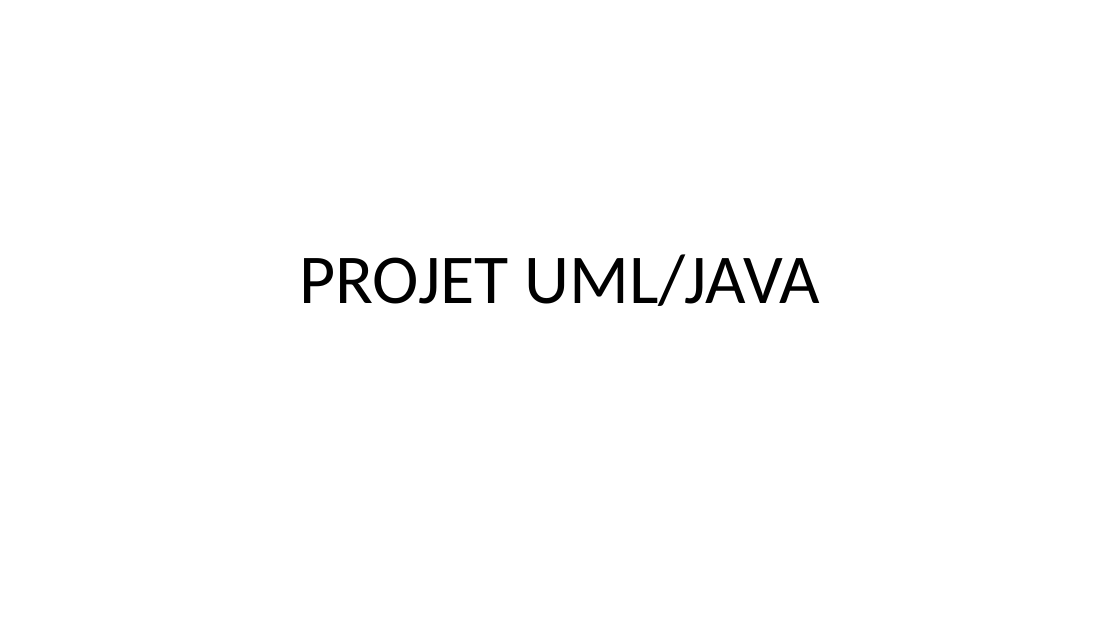
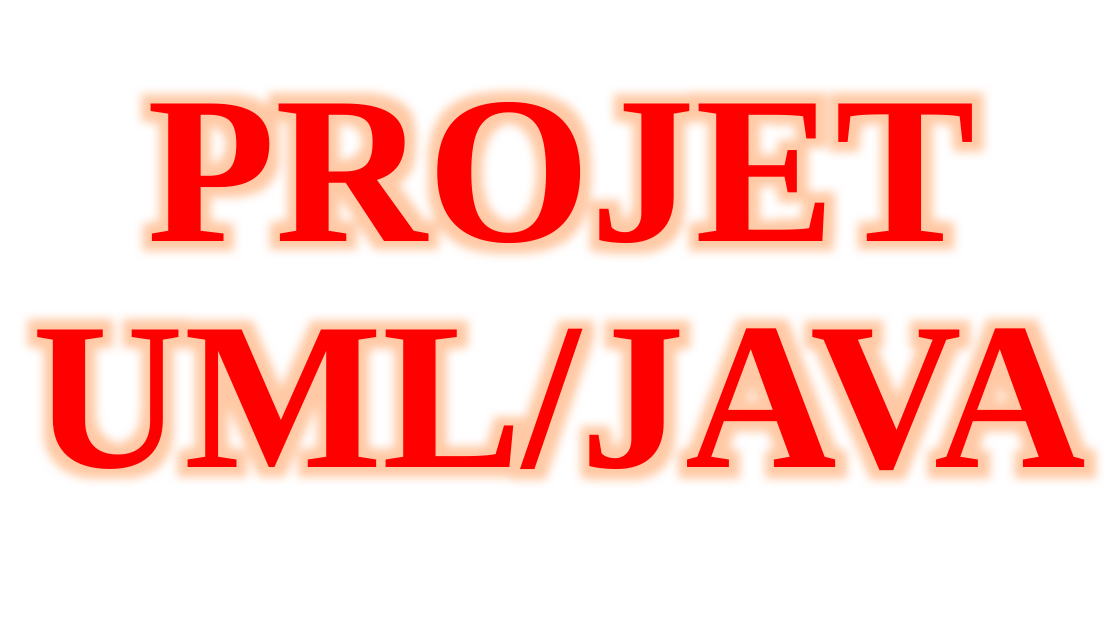
Before and after one commit to NGUESSIE-FABIOLA/BoulderDash, a slide deck: slide 1 of masterpom/PROJET UML.pptx. Drawn at 1120x630 pixels with LibreOffice and Linux fonts; fonts in the diff are those of the drawing. Boxes give left, top, right and bottom in pixels: in the first picture for what was removed or moved away, otherwise in the second. Text is boxed around its words. In the diff, an @@ line names an element or a change of style, - is before the commit and + after.

```diff
--- a/masterpom/PROJET UML.pptx
+++ b/masterpom/PROJET UML.pptx
@@ title "PROJET UML/JAVA": place and size @@
-title "PROJET UML/JAVA" at <box>300,254,820,306</box>
+title "PROJET UML/JAVA" at <box>33,77,1086,506</box>
@@ title "PROJET UML/JAVA" at <box>33,77,1086,506</box>: size 60 to 180 pt, font Calibri to Times New Roman, text colour #000000 to #FF0000, bold on @@
```
Also in this commit, not shown: 9 slides added, 4 slides removed.
